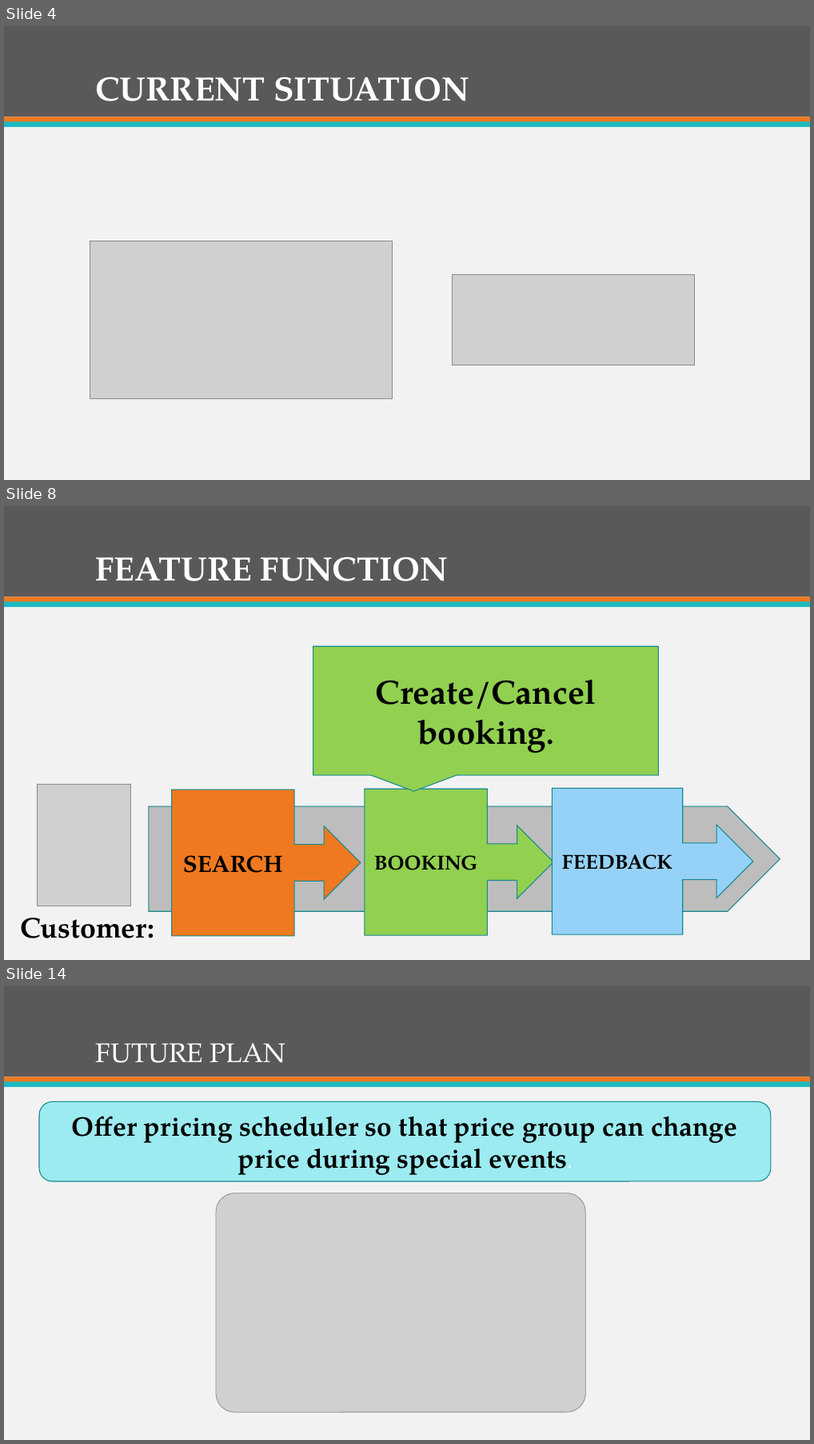
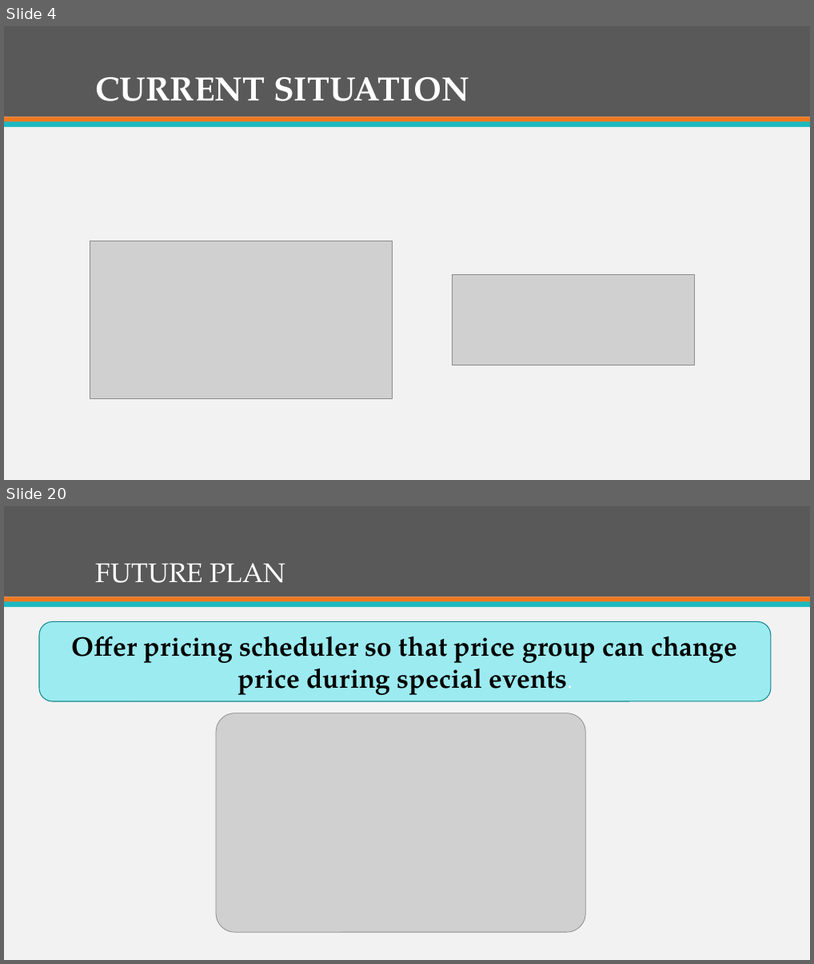
Before and after one commit to firzgard/CarRentalPortal, a slide deck: slide/CAR RENTAL PORTAL-tam.pptx. Shown one above the other, each under a label of ours: slides 4, 8 and 14 before the commit, slides 4 and 20 after it; the slides between them are not shown. The pictures are 814x1444 and 814x964 pixels, drawn with LibreOffice and Linux fonts; fonts in the diff are those of the drawing; grey boxes stand for pictures. Boxes give left, top, right and bottom in pixels: in the first picture for what was removed or moved away, otherwise in the second. Text is boxed around its words. In the diff, an @@ line names an element or a change of style, - is before the commit and + after.

```diff
--- a/slide/CAR RENTAL PORTAL-tam.pptx
+++ b/slide/CAR RENTAL PORTAL-tam.pptx
@@ slide 8 removed at (4,506,810,960), background #F2F2F2; not listed: 3 template elements that a slide beside it also shows @@
@@ title removed at (96,557,449,581) @@
-FEATURE FUNCTION
@@ speech box removed at (313,646,658,776) @@
-Create/Cancel booking.
@@ picture removed at (37,784,131,905) @@
@@ right arrow callout removed at (171,789,361,936) @@
-SEARCH
@@ right arrow callout removed at (365,788,554,935) @@
-BOOKING
@@ right arrow callout removed at (553,788,754,934) @@
-FEEDBACK
@@ pentagon arrow removed at (149,806,780,911) @@
@@ text removed at (20,907,154,938) @@
-Customer:
@@ what was slide 14 is now slide 20 @@
```
Also in this commit, not shown: 8 slides changed, 7 slides added.
